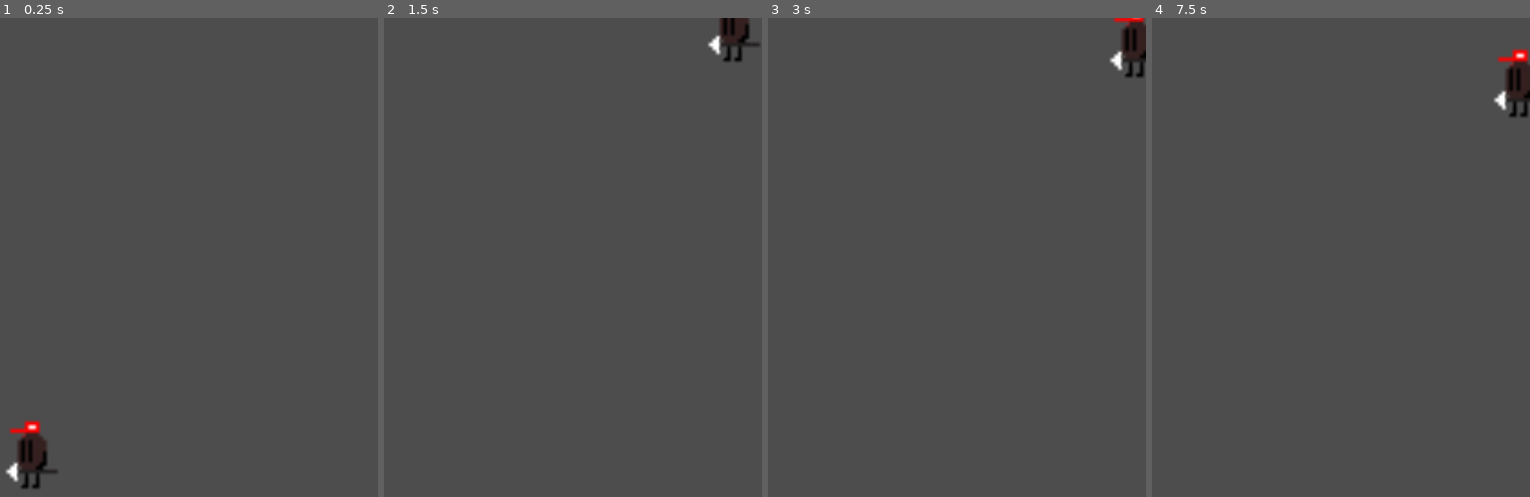
Above: before the commit, frames 1-4 (left to right).
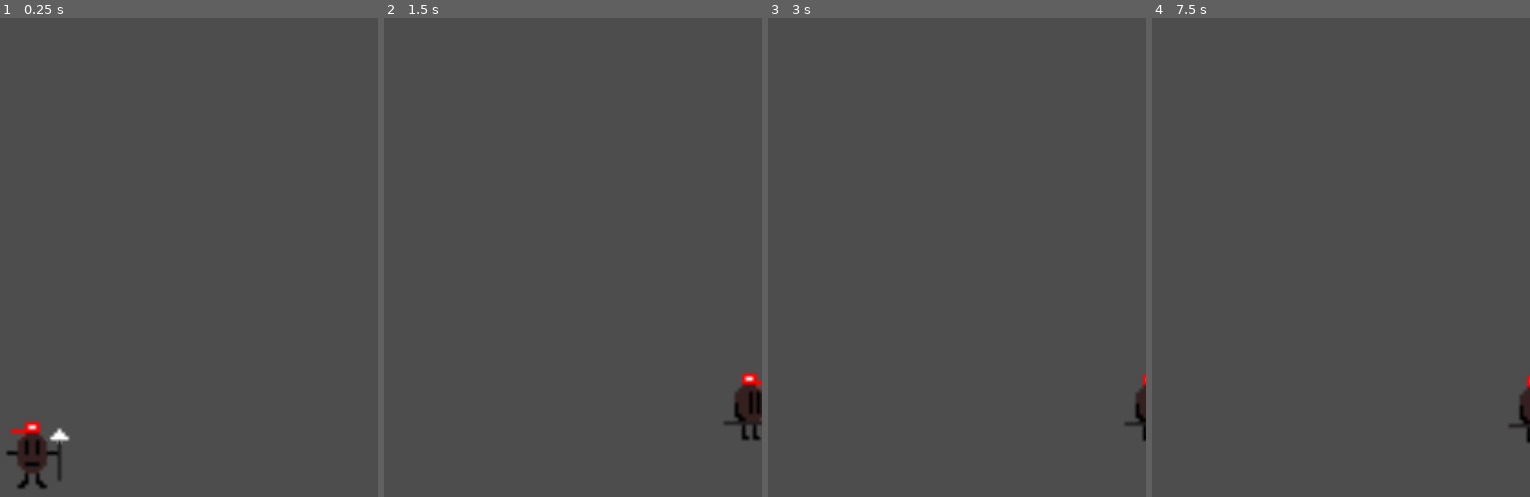
Above: after the commit, the same moments.

Repository: SonuTheNecro/GodotLearningEnvironment
Game: Godot game, scene res://level.tscn
The game is run twice, just before and just after one commit, with the same random seed, the same clock (stepped at 60 frames per second) and the same inputs.
Inputs:
- Up to frame 1 (0.25 s): no input
- Up to frame 2 (1.5 s): tap Enter at 0.5 s; hold S (duck) 0.53-1.28 s; hold D (move_right) from 0.53 s (still down); tap W (jump) at 0.77, 0.8, 1.07, 1.35 s
- Up to frame 3 (3 s): tap W (jump) at 1.52, 1.82, 2.3 s; tap S (duck) at 1.55, 2.85 s; tap Space at 2 s; release D (move_right) at 2.03 s; hold A (move_left) 2.03-2.78 s; hold S (duck) 2.03-2.78 s; tap Enter at 2.75 s; hold D (move_right) from 2.78 s (still down)
- Up to frame 4 (7.5 s): tap W (jump) at 3.02, 3.32, 4.52, 4.82, 5.3, 5.85, 6.02, 6.32, 6.77, 6.8, 7.07 s; tap Space at 3.5, 5 s; hold W (jump) 3.53-4.28 s; tap Enter at 4.25 s; release D (move_right) at 4.28 s; hold A (move_left) 4.28-5.03 s; tap S (duck) at 4.35, 6.05, 7.35 s; hold D (move_right) 5.03-5.78 s; hold S (duck) 5.03-5.78 s; hold A (move_left) 5.78-7.28 s; hold S (duck) 6.53-7.28 s; hold D (move_right) from 7.28 s (still down)

The runs differ from the first frame. In frame 1, 0.6% of the frame differs, in the area x 1-19%, y 85-99%; in frame 2, 1.5%, in the area x 85-100%, y 0-89%; in frame 3, 1.1%; in frame 4, 1.2%.

Commit message:
bugfix: horizontal movement fix
idk how to fix vertical PLEASE HELP JUDGE

Diff:
--- a/level.tscn
+++ b/level.tscn
@@ -1,17 +1,24 @@
-[gd_scene load_steps=3 format=3 uid="uid://mhlpakpgegri"]
+[gd_scene load_steps=4 format=3 uid="uid://mhlpakpgegri"]
 
 [ext_resource type="PackedScene" uid="uid://djfeeipq7vvb8" path="res://player.tscn" id="1_vet0b"]
 
 [sub_resource type="RectangleShape2D" id="RectangleShape2D_8mqrt"]
 size = Vector2(897, 48)
 
+[sub_resource type="RectangleShape2D" id="RectangleShape2D_jr3rt"]
+size = Vector2(28, 648.5)
+
 [node name="level" type="Node2D"]
 
 [node name="StaticBody2D" type="StaticBody2D" parent="."]
 
-[node name="CollisionShape2D" type="CollisionShape2D" parent="StaticBody2D"]
+[node name="ground" type="CollisionShape2D" parent="StaticBody2D"]
 position = Vector2(449.5, 677)
 shape = SubResource("RectangleShape2D_8mqrt")
 debug_color = Color(0.916841, 0.113416, 0.646772, 0.42)
 
+[node name="left_wall" type="CollisionShape2D" parent="StaticBody2D"]
+position = Vector2(9, 327.75)
+shape = SubResource("RectangleShape2D_jr3rt")
+
 [node name="player" parent="." instance=ExtResource("1_vet0b")]
--- a/player.gd
+++ b/player.gd
@@ -3,39 +3,47 @@
 const jump_power: int = -2000
 const acc : int = 50
 const friction : int = 70 # > than acc
-const gravity : int = 500
+const gravity : int = 140
 const max_jumps : int = 2
-var current_jumps : int = 1
+var current_jumps : int = 0
+
 func _physics_process(delta):
 	var input_dir : Vector2 = input()
 	if not is_on_floor():
-		velocity.y += gravity * delta
+		velocity.y = gravity * delta
 	if input_dir != Vector2.ZERO:
-		accelerate(input_dir)
+		velocity = velocity.move_toward(speed * input_dir, acc) #Accerlate
 		play_animation()
 	else:
-		add_friction()
+		velocity = velocity.move_toward(Vector2.ZERO, friction)
 		play_animation()
-	jump(delta)
-	player_movement()
+	jump()
+	move_and_slide()
 
 func input() -> Vector2:
 	var input_dir = Vector2.ZERO
-
 	input_dir.x = Input.get_axis("move_left", "move_right")
 	return input_dir
-func accelerate(direction):
-	velocity = velocity.move_toward(speed * direction, acc)
-func add_friction():
-	velocity = velocity.move_toward(Vector2.ZERO, friction)
-func player_movement():
-	move_and_slide()
 func play_animation():
-	pass
-func jump(delta):
+	if Input.is_action_pressed("jump"):
+		$AnimatedSprite2D.animation = "jump"
+	elif Input.is_action_pressed("duck"):
+		$AnimatedSprite2D.animation = "duck"
+	elif velocity.x != 0:
+		$AnimatedSprite2D.animation = "walk"
+	else:
+		$AnimatedSprite2D.animation = "idle"
+
+
+	if velocity.x > 0:
+		$AnimatedSprite2D.flip_h = true
+	else:
+		$AnimatedSprite2D.flip_h = false
+
+func jump():
 	if Input.is_action_pressed("jump"):
 		if current_jumps < max_jumps:
 			velocity.y = jump_power
 			current_jumps += 1
 		if is_on_floor():
-			current_jumps = 1
+			current_jumps = 0
--- a/player.tscn
+++ b/player.tscn
@@ -1,11 +1,13 @@
-[gd_scene load_steps=36 format=3 uid="uid://djfeeipq7vvb8"]
+[gd_scene load_steps=42 format=3 uid="uid://djfeeipq7vvb8"]
 
 [ext_resource type="Script" path="res://player.gd" id="1_lb33c"]
 [ext_resource type="Texture2D" uid="uid://dhtgw0rx886rv" path="res://player_sprites/player_death.png" id="1_v7gfp"]
 [ext_resource type="Texture2D" uid="uid://dabudwieip7mk" path="res://player_sprites/player_hurt.png" id="2_6deiq"]
+[ext_resource type="Texture2D" uid="uid://cul80taq4v5o3" path="res://player_sprites/player_duck.png" id="3_4wur5"]
 [ext_resource type="Texture2D" uid="uid://cxth8l2yahkeg" path="res://player_sprites/player_idle.png" id="3_vty6f"]
 [ext_resource type="Texture2D" uid="uid://dkp8u6hwnp2ud" path="res://player_sprites/player_run.png" id="4_t8njp"]
 [ext_resource type="Texture2D" uid="uid://dsay6x8k3aiu0" path="res://player_sprites/player_walk.png" id="5_w475h"]
+[ext_resource type="Texture2D" uid="uid://m7b2w6rx8auj" path="res://player_sprites/player_jump.png" id="6_sh8uf"]
 
 [sub_resource type="RectangleShape2D" id="RectangleShape2D_tvy71"]
 size = Vector2(41, 77)
@@ -48,6 +50,10 @@
 atlas = ExtResource("1_v7gfp")
 region = Rect2(0, 32, 32, 32)
 
+[sub_resource type="AtlasTexture" id="AtlasTexture_giswm"]
+atlas = ExtResource("3_4wur5")
+region = Rect2(0, 0, 32, 32)
+
 [sub_resource type="AtlasTexture" id="AtlasTexture_cbd72"]
 atlas = ExtResource("2_6deiq")
 region = Rect2(0, 0, 32, 32)
@@ -68,6 +74,18 @@
 atlas = ExtResource("3_vty6f")
 region = Rect2(0, 32, 32, 32)
 
+[sub_resource type="AtlasTexture" id="AtlasTexture_f2qdn"]
+atlas = ExtResource("6_sh8uf")
+region = Rect2(0, 0, 32, 32)
+
+[sub_resource type="AtlasTexture" id="AtlasTexture_kfx0q"]
+atlas = ExtResource("6_sh8uf")
+region = Rect2(32, 0, 32, 32)
+
+[sub_resource type="AtlasTexture" id="AtlasTexture_gmqfo"]
+atlas = ExtResource("6_sh8uf")
+region = Rect2(0, 32, 32, 32)
+
 [sub_resource type="AtlasTexture" id="AtlasTexture_kuk6k"]
 atlas = ExtResource("4_t8njp")
 region = Rect2(0, 0, 32, 32)
@@ -157,6 +175,14 @@
 }, {
 "frames": [{
 "duration": 1.0,
+"texture": SubResource("AtlasTexture_giswm")
+}],
+"loop": true,
+"name": &"duck",
+"speed": 5.0
+}, {
+"frames": [{
+"duration": 1.0,
 "texture": SubResource("AtlasTexture_cbd72")
 }, {
 "duration": 1.0,
@@ -178,6 +204,20 @@
 }],
 "loop": true,
 "name": &"idle",
+"speed": 5.0
+}, {
+"frames": [{
+"duration": 1.0,
+"texture": SubResource("AtlasTexture_f2qdn")
+}, {
+"duration": 1.0,
+"texture": SubResource("AtlasTexture_kfx0q")
+}, {
+"duration": 1.0,
+"texture": SubResource("AtlasTexture_gmqfo")
+}],
+"loop": true,
+"name": &"jump",
 "speed": 5.0
 }, {
 "frames": [{
@@ -238,4 +278,4 @@
 position = Vector2(435, 624)
 scale = Vector2(5, 5.074)
 sprite_frames = SubResource("SpriteFrames_3dqom")
-animation = &"walk"
+animation = &"attack"
--- a/project.godot
+++ b/project.godot
@@ -55,3 +55,7 @@
 "events": [Object(InputEventMouseButton,"resource_local_to_scene":false,"resource_name":"","device":-1,"window_id":0,"a …(253 unchanged characters)…
 ]
 }
+
+[physics]
+
+2d/default_gravity=500.0
